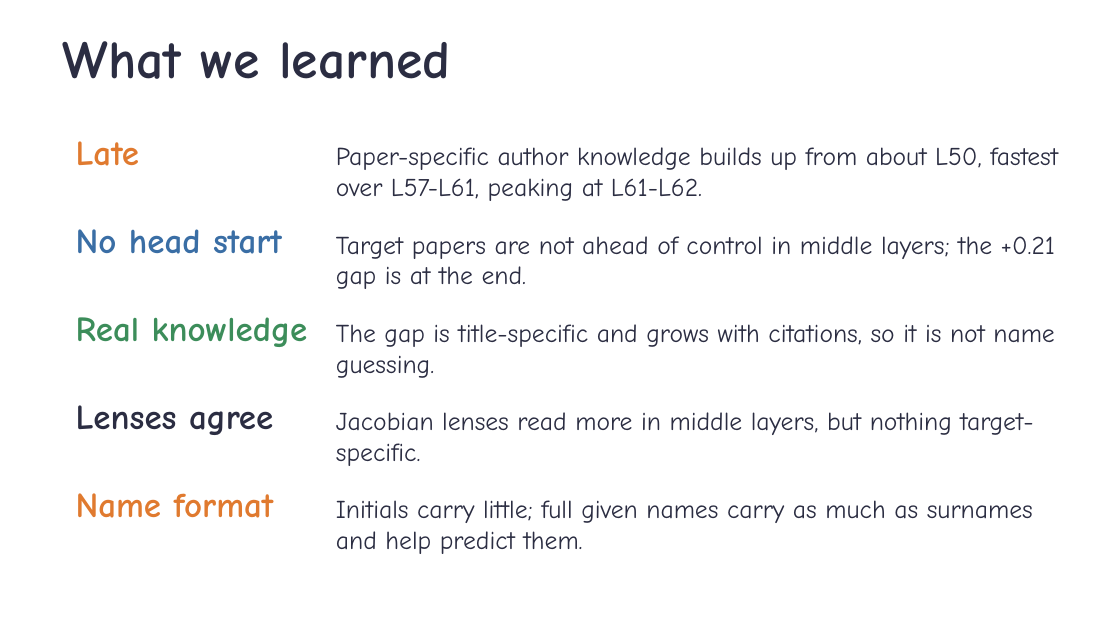
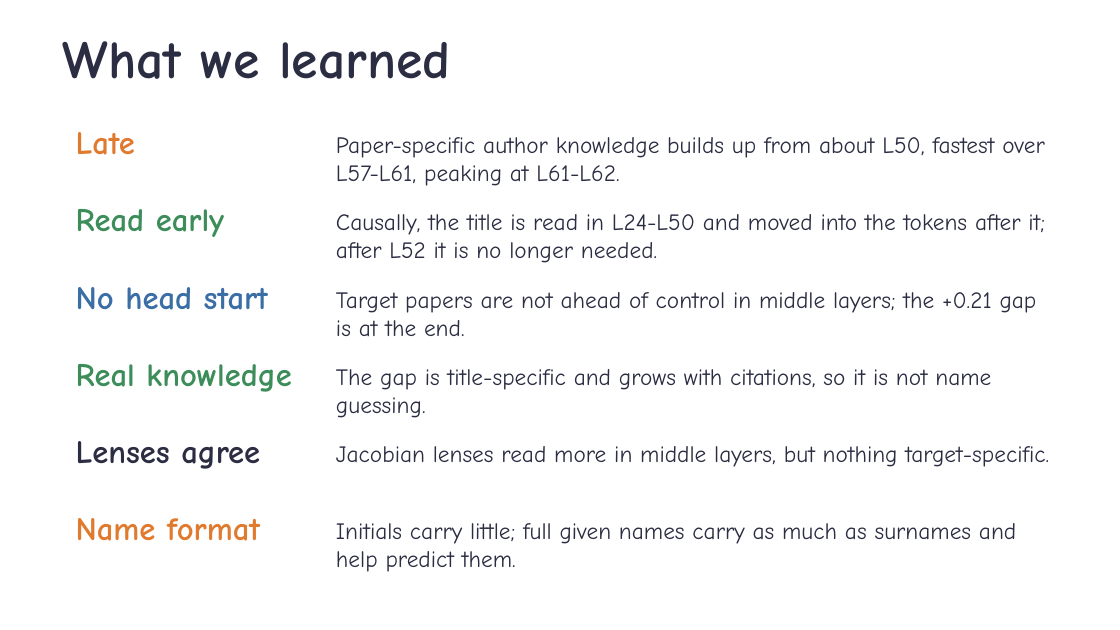
Before and after one commit to ZhiQ1/jlens-authorship-recall, a slide deck: slide 20 of experiment_files/351_stage10/reports/talk/Stage10_author_readout_talk.pptx (slide 16 before the commit). Drawn at 1120x630 pixels with LibreOffice and Linux fonts; fonts in the diff are those of the drawing; background and template pictures are left out. Boxes give left, top, right and bottom in pixels: in the first picture for what was removed or moved away, otherwise in the second. Text is boxed around its words. In the diff, an @@ line names an element or a change of style, - is before the commit and + after.

Commit message:
Stage 11 results: patching, knockout, title-position probe, author chain; report and talk updated

```diff
--- a/experiment_files/351_stage10/reports/talk/Stage10_author_readout_talk.pptx
+++ b/experiment_files/351_stage10/reports/talk/Stage10_author_readout_talk.pptx
@@ text "Late": place and size @@
-text "Late" at [76, 141, 140, 166]
+text "Late" at [76, 132, 135, 155]
@@ text "Paper-specific author knowledge builds up ...": place and size @@
-text "Paper-specific author knowledge builds up ..." at [336, 147, 1058, 201]
+text "Paper-specific author knowledge builds up ..." at [336, 137, 1044, 186]
@@ text added at [76, 209, 224, 237], 28 pt, text #3C8D5A, bold @@
+Read early
@@ text added at [336, 214, 1045, 263], 20 pt, text #2B2D42 @@
+Causally, the title is read in L24-L50 and moved into the tokens after it; after L52 it is no longer needed.
@@ size 30 to 28 pt in 5 elements at [76, 132, 135, 155], [76, 518, 260, 541], [76, 441, 260, 469], [76, 364, 291, 392], [76, 287, 268, 310] @@
@@ text "No head start": place and size @@
-text "No head start" at [76, 229, 282, 254]
+text "No head start" at [76, 287, 268, 310]
@@ size 22 to 20 pt in 5 elements at [336, 137, 1044, 186], [336, 523, 1016, 572], [336, 446, 1049, 467], [336, 369, 991, 418], [336, 292, 1037, 336] @@
@@ text "Target papers are not ahead ...": place and size @@
-text "Target papers are not ahead ..." at [336, 236, 1055, 289]
+text "Target papers are not ahead ..." at [336, 292, 1037, 336]
@@ text "Real knowledge": place and size @@
-text "Real knowledge" at [76, 317, 308, 347]
+text "Real knowledge" at [76, 364, 291, 392]
@@ text "The gap is title-specific and ...": place and size @@
-text "The gap is title-specific and ..." at [336, 324, 1054, 378]
+text "The gap is title-specific and ..." at [336, 369, 991, 418]
@@ text "Lenses agree": place and size @@
-text "Lenses agree" at [76, 405, 273, 435]
+text "Lenses agree" at [76, 441, 260, 469]
@@ text "Jacobian lenses read more in ...": place and size @@
-text "Jacobian lenses read more in ..." at [336, 412, 1033, 466]
+text "Jacobian lenses read more in ..." at [336, 446, 1049, 467]
@@ text "Name format": place and size @@
-text "Name format" at [76, 493, 274, 518]
+text "Name format" at [76, 518, 260, 541]
@@ text "Initials carry little; full given ...": place and size @@
-text "Initials carry little; full given ..." at [336, 500, 1033, 554]
+text "Initials carry little; full given ..." at [336, 523, 1016, 572]
```
Also in this commit, not shown: 1 other slide changed, 4 slides added, 24 other files.
